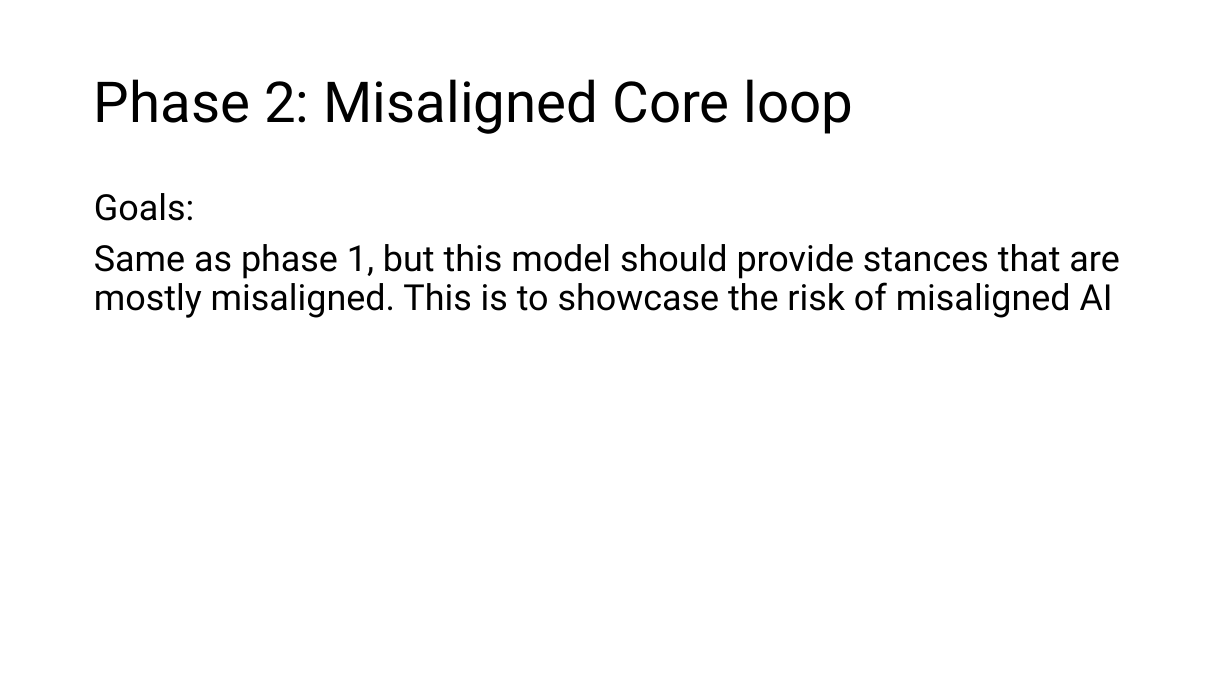
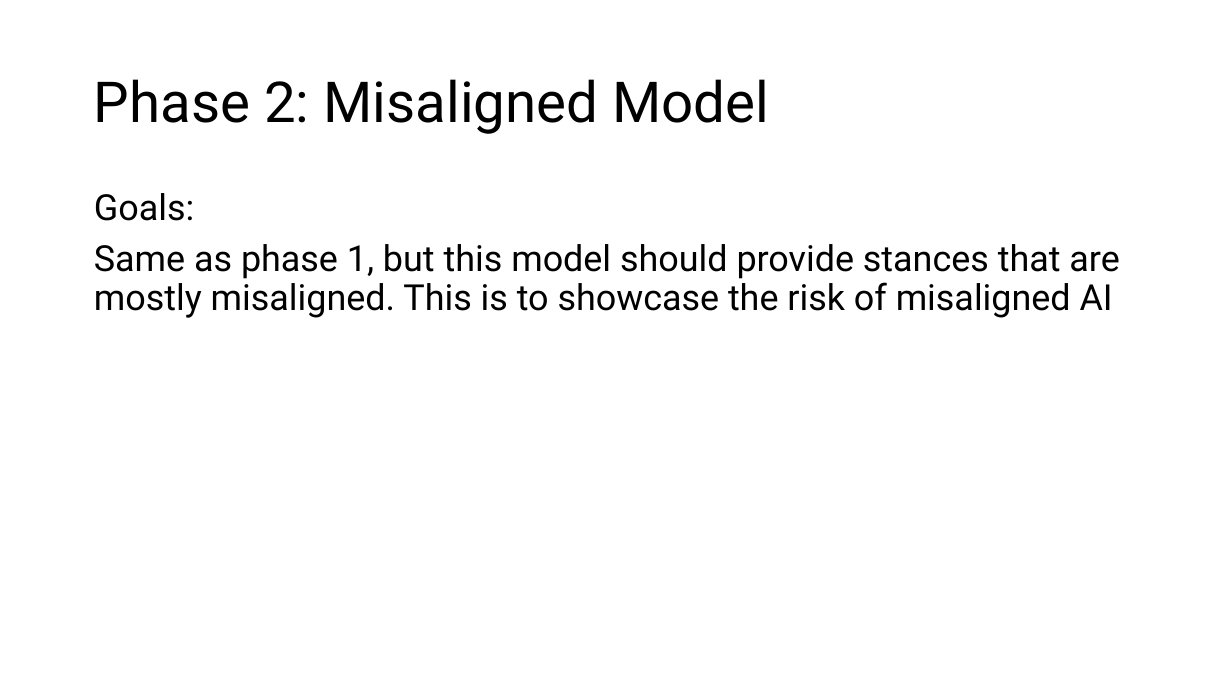
Before and after one commit to saynomayo/AI-Alignment, a slide deck: slide 32 of UN Aligned AI Model.pptx (slide 19 before the commit). Drawn at 1232x693 pixels with LibreOffice and Linux fonts; fonts in the diff are those of the drawing. Boxes give left, top, right and bottom in pixels: in the first picture for what was removed or moved away, otherwise in the second. Text is boxed around its words. In the diff, an @@ line names an element or a change of style, - is before the commit and + after.

```diff
--- a/UN Aligned AI Model.pptx
+++ b/UN Aligned AI Model.pptx
@@ title at [94,79,769,134]: text changed @@
-Phase 2: Misaligned Core loop
+Phase 2: Misaligned Model
```
Also in this commit, not shown: 2 other slides changed, 15 slides added, 1 slide removed, 3 other files.
